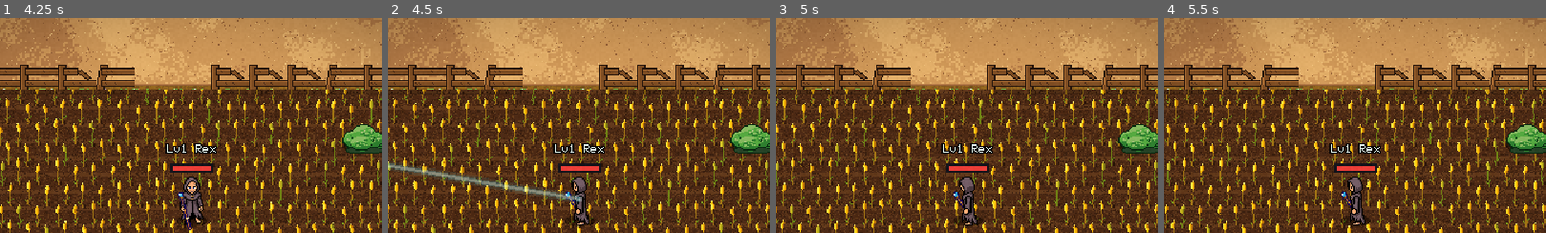
Above: before the commit, frames 1-4 (left to right).
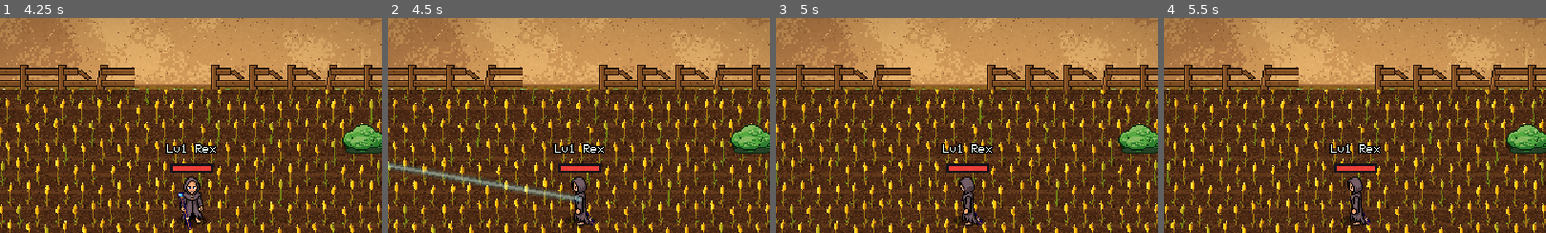
Above: after the commit, the same moments.

Repository: ivymiketwo/Dorkfall
Game: Godot game, scene res://scenes/main.tscn
Two runs of this game, one before a commit and one after it. Both use one fixed random seed, a clock stepped at 60 frames per second and the inputs below.
Inputs (mouse positions are % of the whole screen's width and height, from its top left):
- Up to frame 1 (4.25 s): tap Enter at 0.5 s; drag from (89, 94) to (60, 28) at 0.52 s; drag from (92, 65) to (45, 70) at 1.27 s; move the mouse to (97, 45) at 2.02 s; hold D (move_right) 2.03-2.75 s; hold F (interact) 2.03-2.75 s; click (97, 45) at 2.17 s; drag from (45, 70) to (20, 35) at 2.77 s; move the mouse to (80, 65) at 3.52 s; hold A (move_left) from 3.53 s (still down); hold K (spellbook) from 3.53 s (still down); tap Space (jump) at 3.77, 4.07 s
- Up to frame 2 (4.5 s): release A (move_left) at 4.25 s; release K (spellbook) at 4.25 s; drag from (20, 35) to (35, 25) at 4.27 s
- Up to frame 3 (5 s): no input
- Up to frame 4 (5.5 s): move the mouse to (55, 50) at 5.02 s; hold S (move_down) from 5.03 s (still down); hold C (stats) from 5.03 s (still down); click (55, 50) at 5.17 s
The pictures show only the part of the screen within x 25-75%, y 2-52%; the shares and areas given below are measured in that part.

Frame 1 is identical in both runs. In frame 2, 0.1% of the frame differs, in the area x 46-54%, y 80-97%; in frame 3, 0.1%; in frame 4, 0.1%.

Commit message:
Align west-facing staff with right hand, less bottom cropping
Co-Authored-By: Claude Sonnet 5.5 <noreply@anthropic.com>
Claude-Session: https://claude.ai/code/session_01UyEsHhhwY5pbE3D4yW6PxM

Diff:
--- a/scripts/held_weapon.gd
+++ b/scripts/held_weapon.gd
@@ -11,8 +11,8 @@
 
 const HANDS_PATH := "res://data/hands.json"
 const SRC_FRAME := Rect2i(96, 0, 24, 40)    # standing, facing down, in the old 24x40 worn sheets
-const WEST_VISIBLE := 0.6                   # facing west only the top half of the staff shows (the rest is "behind" the body)
-const WEST_SHIFT := Vector2(-7, -4)         # art px
+const WEST_VISIBLE := 0.85                  # facing west only the top half of the staff shows (the rest is "behind" the body)
+const WEST_SHIFT := Vector2(0, 0)         # art px
 const GRIP := 0.33                          # how far down the weapon the hand holds it (0 = tip)
 const FRAME_PX := 48.0
 const LEAN := [-15.0, 15.0, -35.0, 15.0]    # degrees per facing (down, up, left, right): the top leans forward / outward
